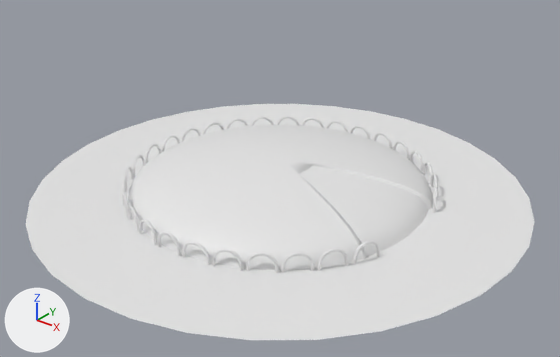
The Blender file Praca_Projeto/assets/LOCATION/square.blend: old version first, new version second.
One viewpoint serves both versions: a 50 mm lens placed at (14.41, -18.01, 11.55), pointed at (0.61, -0.77, 0.85). The axes (+X, +Y, +Z) are drawn at lower left. The lights are the same throughout. Materials are left out; every surface is plain grey.

Names of what the first picture shows: 'ground', 'sidewalk', 'smallFence'.
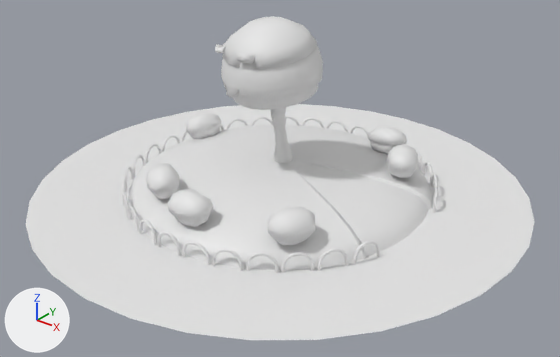
Location of each change, (x1, y1, x2, y2) in pixels of the pictures (560 x 357 px):
'tree01_proxy', added: after (215, 16, 323, 163)
'bush01_proxy.001', added: after (268, 207, 315, 246)
'bush01_proxy', added: after (168, 189, 213, 227)
'bush01_proxy.005', added: after (146, 163, 179, 199)
'bush01_proxy.004', added: after (387, 144, 418, 178)
'bush01_proxy.002', added: after (186, 112, 222, 139)
'bush01_proxy.003', added: after (368, 127, 407, 154)

What changed in the scene script:
```text
Add me_cube_012:
    me_cube_012.from_pydata(...)  # 551 vertices, 500 faces; spans x -1.49..1.18, y -0.02..3.84, z -0.87..1.7
Add me_cube_002:
    me_cube_002.from_pydata(...)  # 123 vertices, 94 faces; spans x -0.721..0.737, y -0.008..0.945, z -0.489..0.533
Add ob_tree01_proxy:
    ob_tree01_proxy = bpy.data.objects.new('tree01_proxy', me_cube_012)
    ob_tree01_proxy.location = (0.15, 0.03, 1.03)
    ob_tree01_proxy.rotation_euler = (1.571, 0.0, 0.0)  # degrees (90, 0, 0)
    ob_tree01_proxy.scale = (1.24, 1.24, 1.24)
Add ob_bush01_proxy:
    ob_bush01_proxy = bpy.data.objects.new('bush01_proxy', me_cube_002)
    ob_bush01_proxy.location = (0.04, -4.03, 0.59)
    ob_bush01_proxy.rotation_euler = (1.843, -0.0275, 0.0258)  # degrees (106, -1.6, 1.5)
Add ob_bush01_proxy_001:
    ob_bush01_proxy_001 = bpy.data.objects.new('bush01_proxy.001', me_cube_002)
    ob_bush01_proxy_001.location = (2.84, -3.13, 0.59)
    ob_bush01_proxy_001.rotation_euler = (1.843, -0.0275, 1.126)  # degrees (106, -1.6, 65)
Add ob_bush01_proxy_002:
    ob_bush01_proxy_002 = bpy.data.objects.new('bush01_proxy.002', me_cube_002)
    ob_bush01_proxy_002.location = (-3.98, 0.73, 0.51)
    ob_bush01_proxy_002.rotation_euler = (1.843, -0.0275, -1.58)  # degrees (106, -1.6, -91)
Add ob_bush01_proxy_003:
    ob_bush01_proxy_003 = bpy.data.objects.new('bush01_proxy.003', me_cube_002)
    ob_bush01_proxy_003.location = (1.96, 3.44, 0.61)
    ob_bush01_proxy_003.rotation_euler = (1.39, -0.133, -0.207)  # degrees (80, -7.6, -12)
Add ob_bush01_proxy_004:
    ob_bush01_proxy_004 = bpy.data.objects.new('bush01_proxy.004', me_cube_002)
    ob_bush01_proxy_004.location = (3.3, 2.15, 0.71)
    ob_bush01_proxy_004.rotation_euler = (1.52, -0.0291, -1.092)  # degrees (87, -1.7, -63)
Add ob_bush01_proxy_005:
    ob_bush01_proxy_005 = bpy.data.objects.new('bush01_proxy.005', me_cube_002)
    ob_bush01_proxy_005.location = (-1.64, -3.45, 0.67)
    ob_bush01_proxy_005.rotation_euler = (1.843, -0.0275, -0.635)  # degrees (106, -1.6, -36)
```
